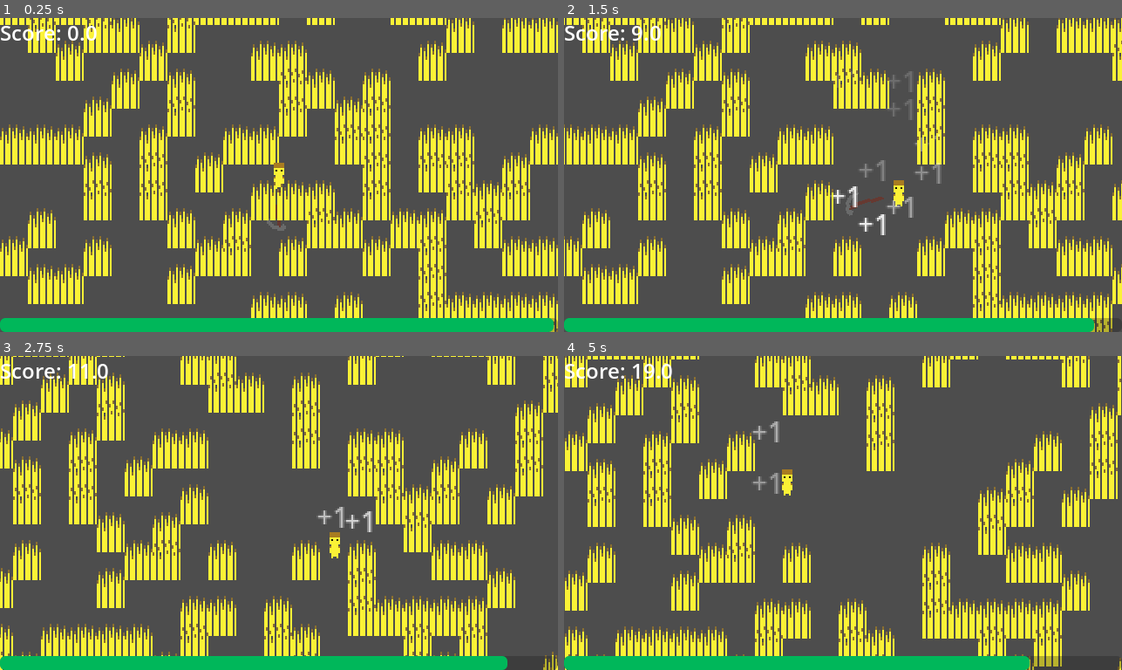
Above: before the commit, frames 1-4 (two rows, left to right).
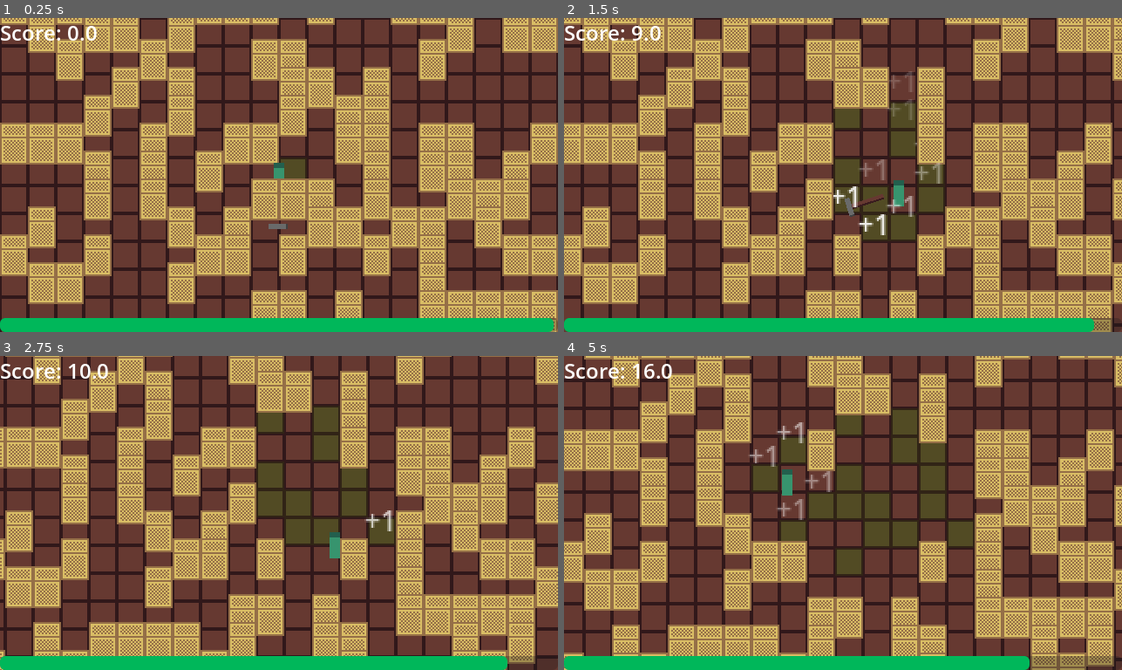
Above: after the commit, the same moments.

Repository: shuofsin/notsowingsimulator
Game: Godot game, scene res://Scenes/Worlds/test_world.tscn
The game is run twice, just before and just after one commit, with the same random seed, the same clock (stepped at 60 frames per second) and the same inputs.
Inputs (mouse positions are in pixels of both pictures, inside the frame that each line leads up to):
- Up to frame 1 (0.25 s): no input
- Up to frame 2 (1.5 s): tap Enter at 0.5 s; move the mouse to (965, 159) at 0.52 s; hold D (move_right) 0.53-1.28 s; click (965, 159) at 0.6 s; move the mouse to (731, 190) at 1.27 s; hold S (move_down) from 1.28 s (still down); click (731, 190) at 1.35 s
- Up to frame 3 (2.75 s): move the mouse to (334, 443) at 2.02 s; release S (move_down) at 2.03 s; hold D (move_right) from 2.03 s (still down); click (334, 443) at 2.1 s
- Up to frame 4 (5 s): move the mouse to (815, 575) at 2.77 s; release D (move_right) at 2.78 s; hold W (move_up) 2.78-3.53 s; click (815, 575) at 2.85 s; move the mouse to (1010, 560) at 3.52 s; hold A (move_left) from 3.53 s (still down); click (1010, 560) at 3.6 s; move the mouse to (675, 465) at 4.27 s; click (675, 465) at 4.35 s

The runs differ from the first frame. In frame 1, 94% of the frame differs, in the area x 0-100%, y 0-100%; in frame 2, 94%; in frame 3, 95%; in frame 4, 95%.

Commit message:
Reworked visuals

Diff:
--- a/Scenes/Environment/temp_block.tscn
+++ b/Scenes/Environment/temp_block.tscn
@@ -6,12 +6,13 @@
 [ext_resource type="PackedScene" uid="uid://cma7qsnrbnsu" path="res://Scenes/Components/health_component.tscn" id="4_xw7vn"]
 
 [sub_resource type="RectangleShape2D" id="RectangleShape2D_36wvg"]
-size = Vector2(16, 9)
+size = Vector2(16, 15)
 
 [sub_resource type="RectangleShape2D" id="RectangleShape2D_k3m48"]
-size = Vector2(16, 23)
+size = Vector2(16, 24)
 
 [node name="TempBlock" type="StaticBody2D"]
+z_as_relative = false
 y_sort_enabled = true
 script = ExtResource("1_6kufk")
 
@@ -19,7 +20,7 @@
 texture = ExtResource("1_36wvg")
 
 [node name="CollisionShape2D" type="CollisionShape2D" parent="."]
-position = Vector2(0, 7.5)
+position = Vector2(0, 4.5)
 shape = SubResource("RectangleShape2D_36wvg")
 
 [node name="HealthComponent" parent="." instance=ExtResource("4_xw7vn")]
@@ -29,6 +30,5 @@
 health_component = NodePath("../HealthComponent")
 
 [node name="CollisionShape2D" type="CollisionShape2D" parent="HealthboxComponent"]
-position = Vector2(0, 0.5)
 shape = SubResource("RectangleShape2D_k3m48")
 debug_color = Color(2.7434528e-06, 0.6426199, 0.31994095, 0.41960785)
--- a/Scenes/Environment/temp_tile_map.tscn
+++ b/Scenes/Environment/temp_tile_map.tscn
@@ -6,8 +6,11 @@
 [sub_resource type="TileSetAtlasSource" id="TileSetAtlasSource_v6tv3"]
 texture = ExtResource("1_yoahu")
 0:0/0 = 0
+0:0/0/z_index = -1
 1:0/0 = 0
+1:0/0/z_index = -1
 2:0/0 = 0
+2:0/0/z_index = -1
 
 [sub_resource type="TileSet" id="TileSet_v1431"]
 sources/0 = SubResource("TileSetAtlasSource_v6tv3")
--- a/Scripts/Environment/temp_tile_map.gd
+++ b/Scripts/Environment/temp_tile_map.gd
@@ -6,7 +6,6 @@
 
 func _ready() -> void:
 	Global.map = self
-	visible = false
 
 func _physics_process(_delta: float) -> void:
 	_generate_cells()
Binary file changed: Assets/Art/Environment/proto_block.aseprite
Binary file changed: Assets/Art/Environment/proto_block.png
Binary file changed: Assets/Art/Environment/tilemap-wheat.aseprite
Binary file changed: Assets/Art/Environment/tilemap-wheat.png
Binary file changed: Assets/Art/Player/proto_player.aseprite
Binary file changed: Assets/Art/Player/proto_player.png
Binary file changed: Assets/Art/Player/proto_tool.aseprite
Binary file changed: Assets/Art/Player/proto_tool.png
